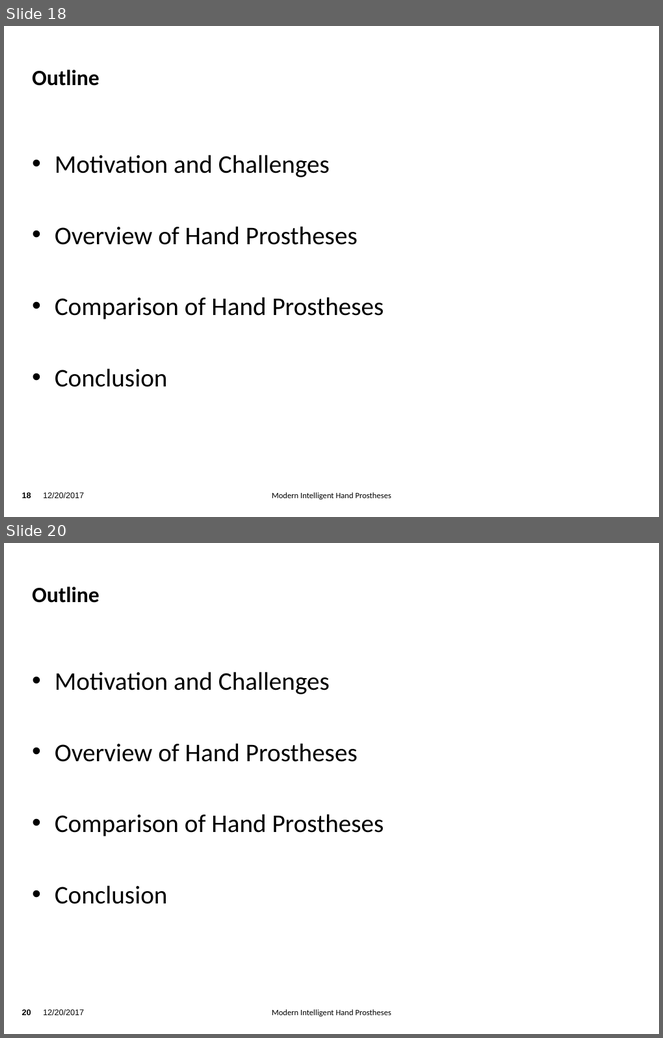
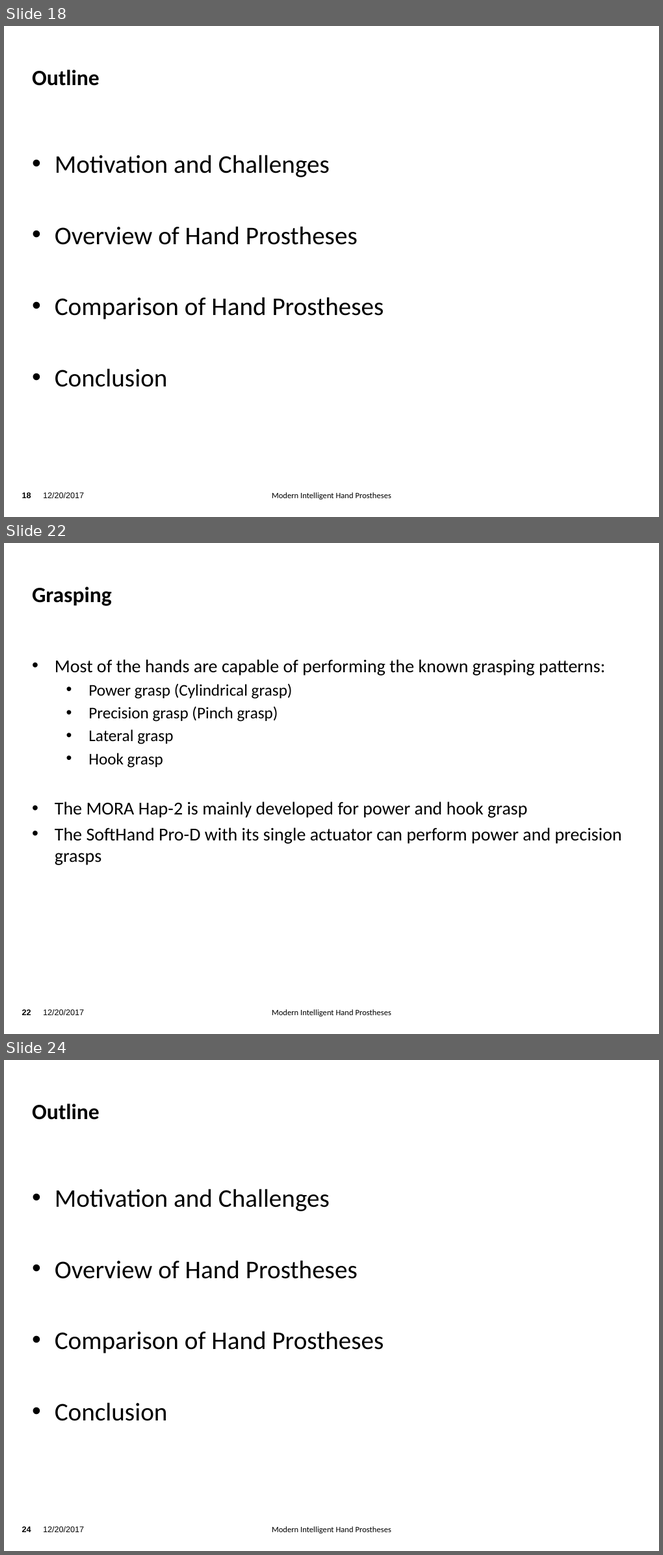
Before and after one commit to TsStocker/HumanoideRobotik, a slide deck: Vortrag/Vortrag.pptx. Shown one above the other, each under a label of ours: slides 18 and 20 before the commit, slides 18, 22 and 24 after it; the slides between them are not shown. The pictures are 663x1038 and 663x1555 pixels, drawn with LibreOffice and Linux fonts; fonts in the diff are those of the drawing; background and template pictures are left out. Boxes give left, top, right and bottom in pixels: in the first picture for what was removed or moved away, otherwise in the second. Text is boxed around its words. In the diff, an @@ line names an element or a change of style, - is before the commit and + after.

```diff
--- a/Vortrag/Vortrag.pptx
+++ b/Vortrag/Vortrag.pptx
@@ slide 22 added at [4,543,659,1034], background picture (left out); not listed: 3 template elements that a slide beside it also shows @@
@@ title added at [32,587,112,606], 24 pt, text #000000, bold @@
+Grasping
@@ text added at [55,659,622,865], 20 pt, text #000000 @@
+• Most of the hands are capable of performing the known grasping patterns:
+  • Power grasp (Cylindrical grasp)
+  • Precision grasp (Pinch grasp)
+  • Lateral grasp
+  • Hook grasp
+• The MORA Hap-2 is mainly developed for power and hook grasp
+• The SoftHand Pro-D with its single actuator can perform power and precision grasps
@@ what was slide 20 is now slide 24 @@
@@ page number at [22,1527,31,1533]: text changed @@
-20
+24
```
Also in this commit, not shown: 2 slides changed, 3 other slides added, 7 other files.
